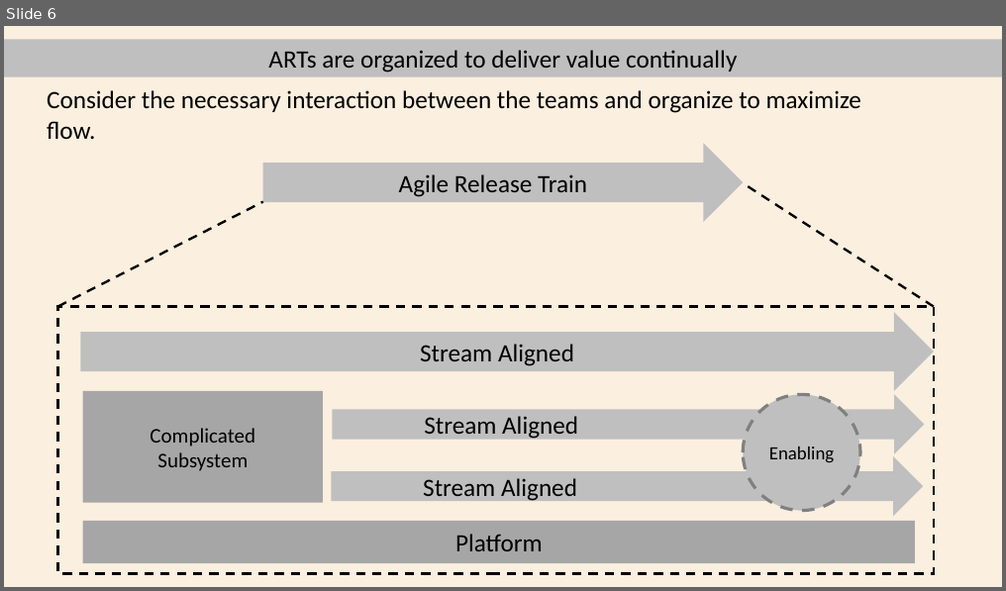
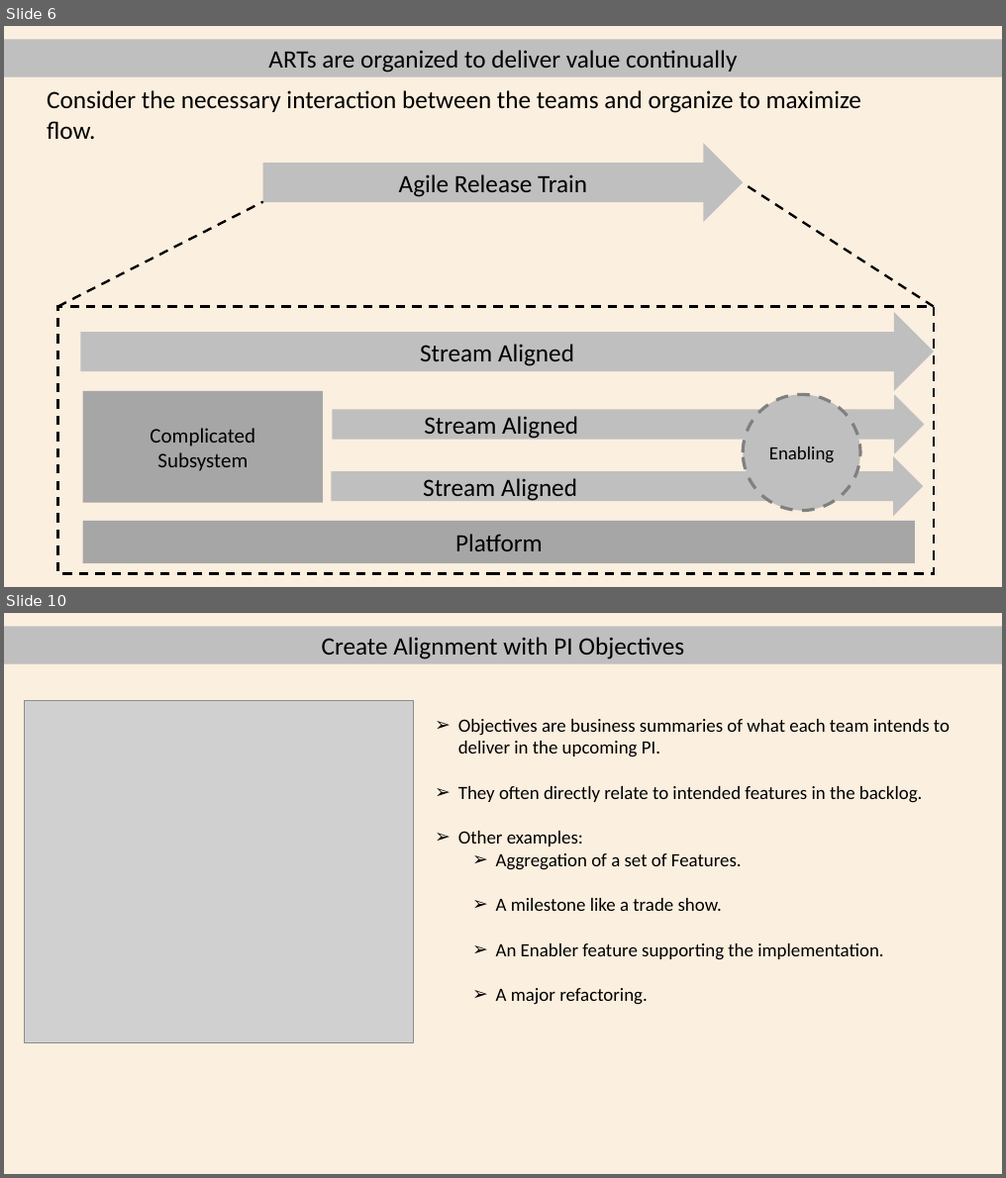
Before and after one commit to r5b6/ppt, a slide deck: agile rohit anish.pptx. Shown one above the other, each under a label of ours: slide 6 before the commit, slides 6 and 10 after it; the slides between them are not shown. The pictures are 1006x591 and 1006x1178 pixels, drawn with LibreOffice and Linux fonts; fonts in the diff are those of the drawing; grey boxes stand for pictures. Boxes give left, top, right and bottom in pixels: in the first picture for what was removed or moved away, otherwise in the second. Text is boxed around its words. In the diff, an @@ line names an element or a change of style, - is before the commit and + after.

```diff
--- a/agile rohit anish.pptx
+++ b/agile rohit anish.pptx
@@ slide 10 added at (4, 613, 1002, 1174), background #FBEFDF @@
@@ rectangle added at (4, 627, 1002, 663), fill #BFBFBF, 24 pt, text #000000 @@
+Create Alignment with PI Objectives
@@ picture added at (24, 700, 414, 1044) @@
@@ text added at (458, 719, 949, 1005), 18 pt, text #000000 @@
+➢ Objectives are business summaries of what each team intends to deliver in the upcoming PI.
+➢ They often directly relate to intended features in the backlog.
+➢ Other examples:
+  ➢ Aggregation of a set of Features.
+  ➢ A milestone like a trade show.
+  ➢ An Enabler feature supporting the implementation.
+  ➢ A major refactoring.
```
Also in this commit, not shown: 1 slide changed, 4 other slides added.
